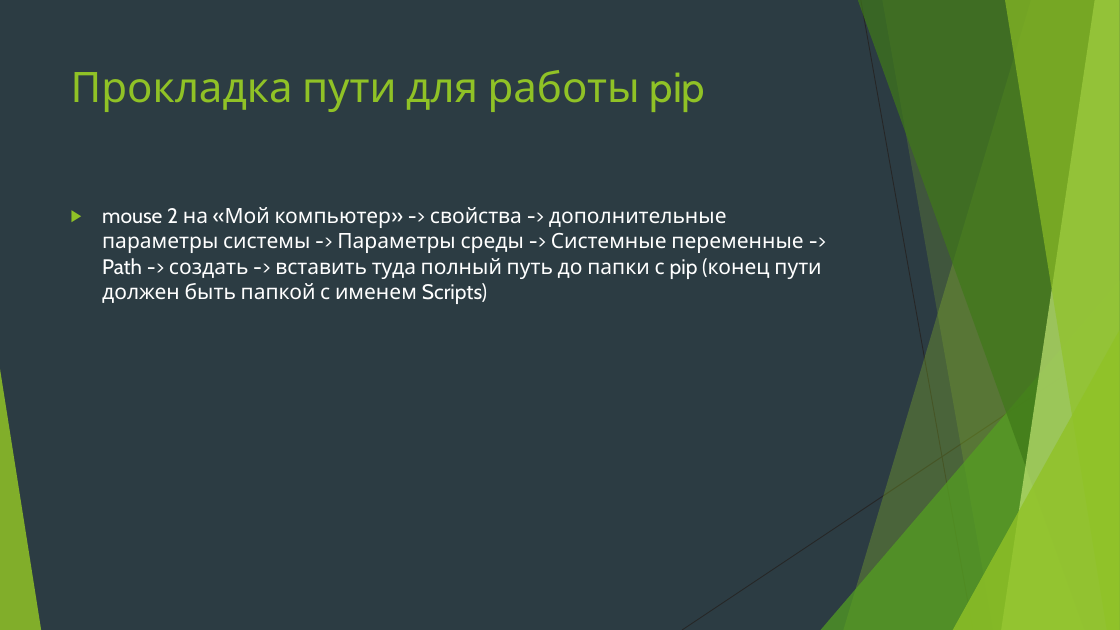
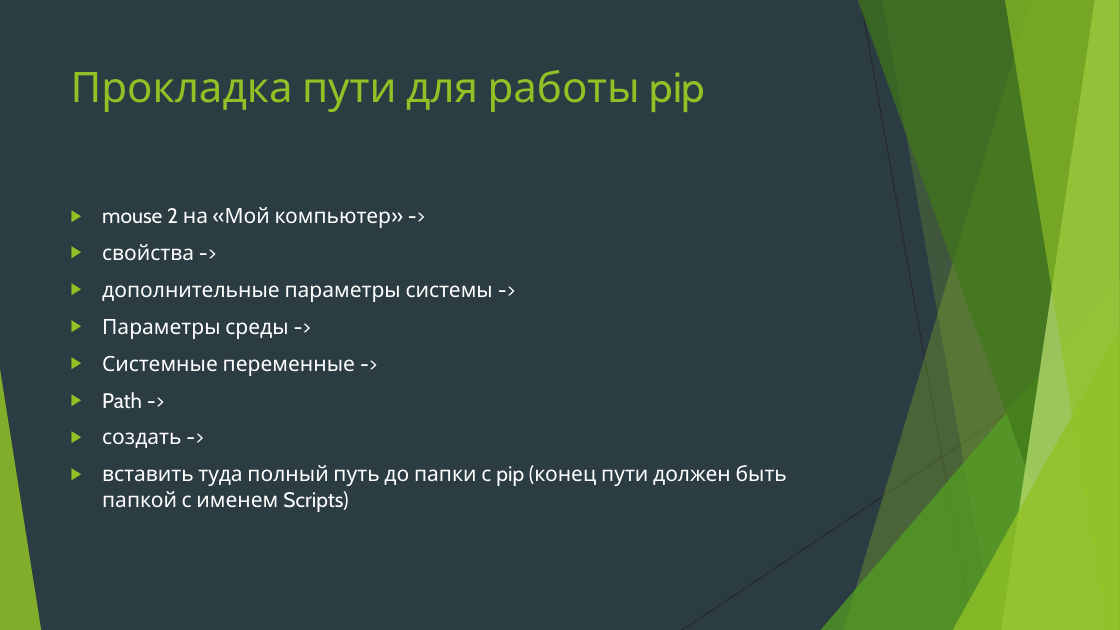
Before and after one commit to Yegor9151/for_corund, a slide deck: slide 11 of course_project_for_korund/ver 1.1/уроки/урок 7.pptx. Drawn at 1120x630 pixels with LibreOffice and Linux fonts; fonts in the diff are those of the drawing. Boxes give left, top, right and bottom in pixels: in the first picture for what was removed or moved away, otherwise in the second. Text is boxed around its words. In the diff, an @@ line names an element or a change of style, - is before the commit and + after.

```diff
--- a/course_project_for_korund/ver 1.1/уроки/урок 7.pptx
+++ b/course_project_for_korund/ver 1.1/уроки/урок 7.pptx
@@ text at <box>102,207,787,512</box>: text changed @@
-▶ mouse 2 на «Мой компьютер» -> свойства -> дополнительные параметры системы -> Параметры среды -> Системные переменные -> Path -> создать -> вставить туда полный путь до папки с pip (конец пути должен быть папкой с именем Scripts)
+▶ mouse 2 на «Мой компьютер» ->
+▶ свойства ->
+▶ дополнительные параметры системы ->
+▶ Параметры среды ->
+▶ Системные переменные ->
+▶ Path ->
+▶ создать ->
+▶ вставить туда полный путь до папки с pip (конец пути должен быть папкой с именем Scripts)
```
Also in this commit, not shown: 1 other slide changed, 1 slide added.
